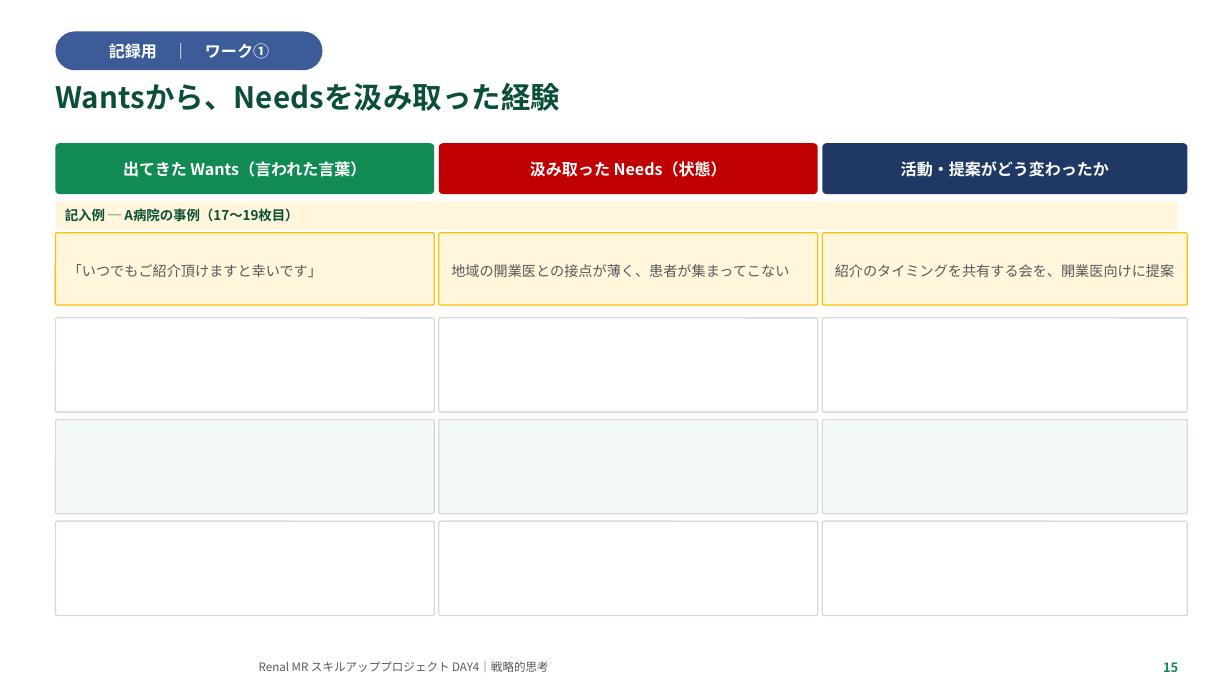
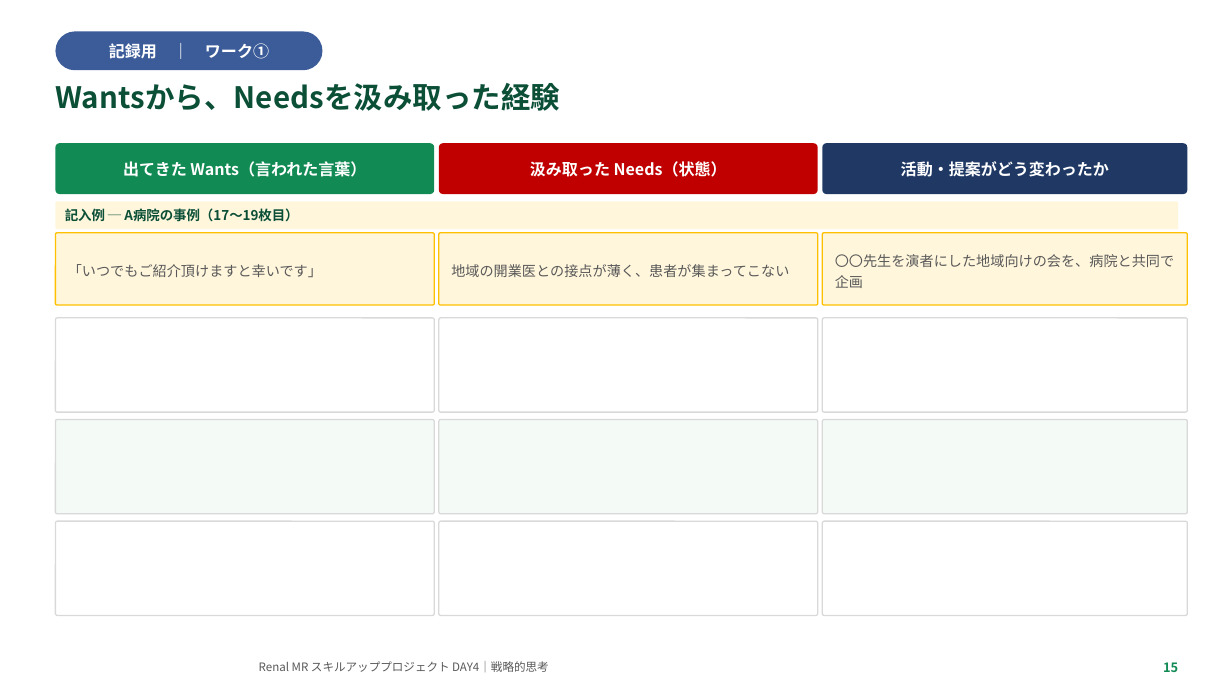
Before and after one commit to TAKUYA-1187/Claude, a slide deck: slide 15 of novartis_training/DAY4_ちょっと分かるだけで世界が変わる.pptx. Drawn at 1232x693 pixels with LibreOffice and Linux fonts; fonts in the diff are those of the drawing; background and template pictures are left out. Boxes give left, top, right and bottom in pixels: in the first picture for what was removed or moved away, otherwise in the second. Text is boxed around its words. In the diff, an @@ line names an element or a change of style, - is before the commit and + after.

```diff
--- a/novartis_training/DAY4_ちょっと分かるだけで世界が変わる.pptx
+++ b/novartis_training/DAY4_ちょっと分かるだけで世界が変わる.pptx
@@ text in rounded rectangle at (835,254,1174,288): text changed @@
-紹介のタイミングを共有する会を、開業医向けに提案
+〇〇先生を演者にした地域向けの会を、病院と共同で企画
```
Also in this commit, not shown: 3 other slides changed, 2 other files.
